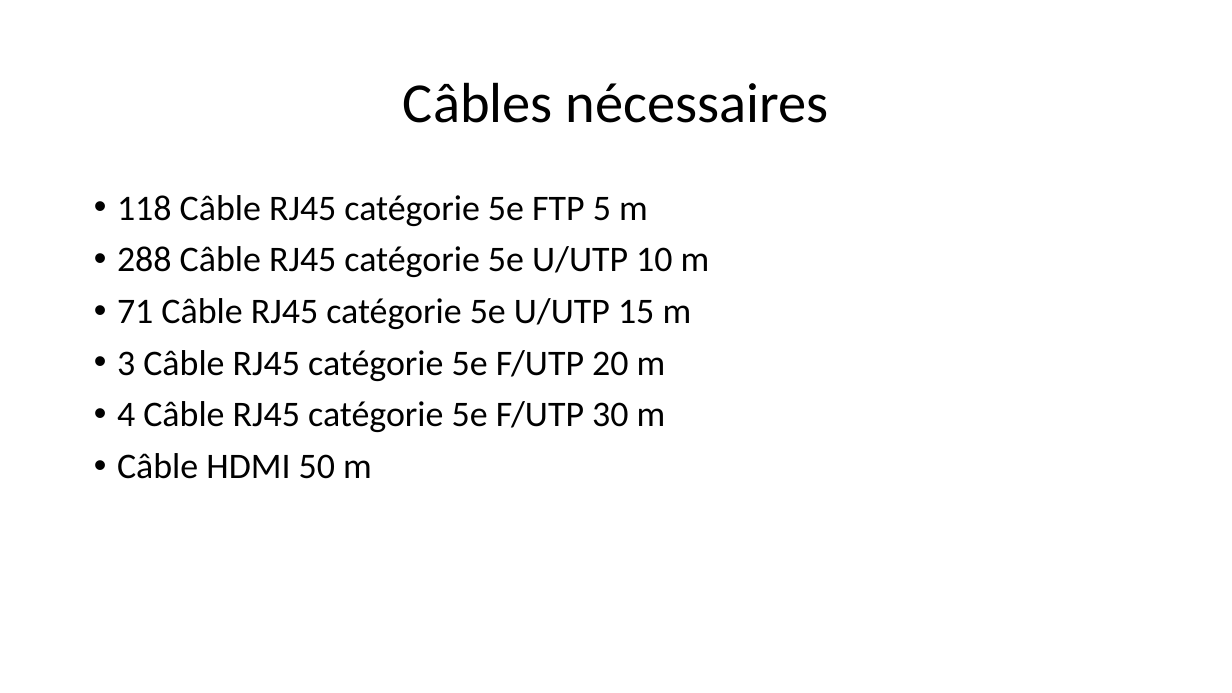
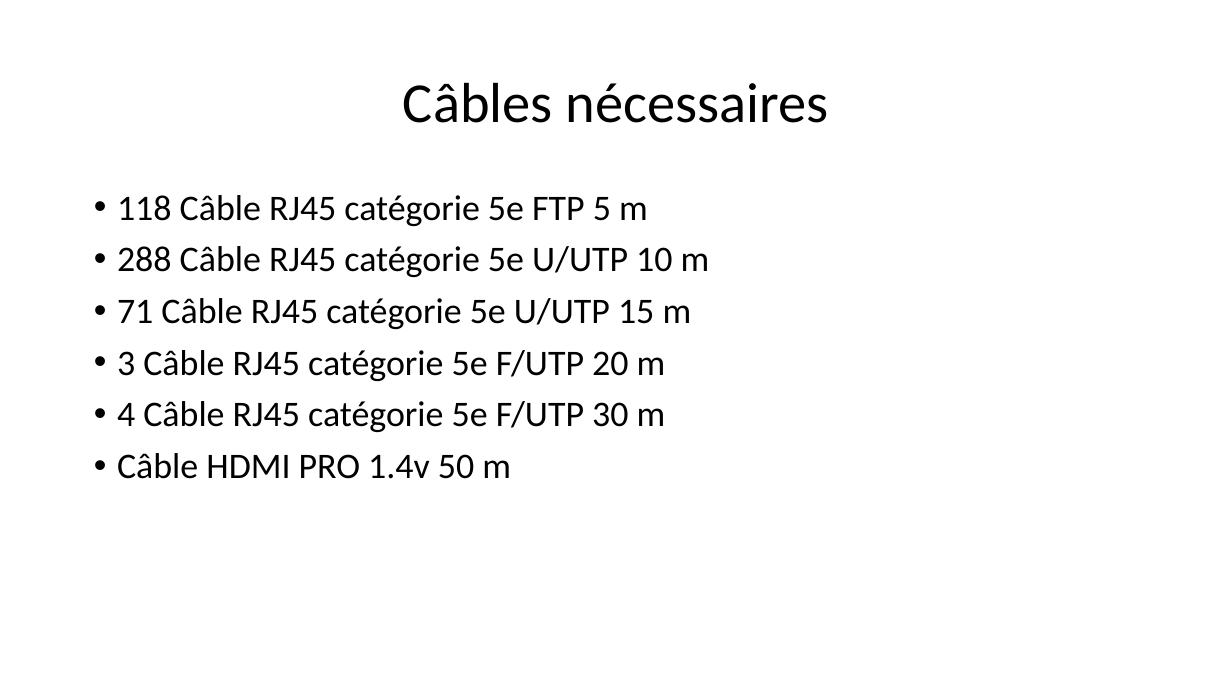
Before and after one commit to Exia-Jellyfish/UE-2-Ces-Esport-GRP1, a slide deck: slide 4 of Projet_Réseau/Projet 2.pptx. Drawn at 1232x693 pixels with LibreOffice and Linux fonts; fonts in the diff are those of the drawing. Boxes give left, top, right and bottom in pixels: in the first picture for what was removed or moved away, otherwise in the second. Text is boxed around its words. In the diff, an @@ line names an element or a change of style, - is before the commit and + after.

```diff
--- a/Projet_Réseau/Projet 2.pptx
+++ b/Projet_Réseau/Projet 2.pptx
@@ text at (x1=117, y1=453, x2=511, y2=479): text changed @@
-• Câble HDMI 50 m
+• Câble HDMI PRO 1.4v 50 m
```
Also in this commit, not shown: 4 other slides changed, 1 slide removed, 2 other files.
